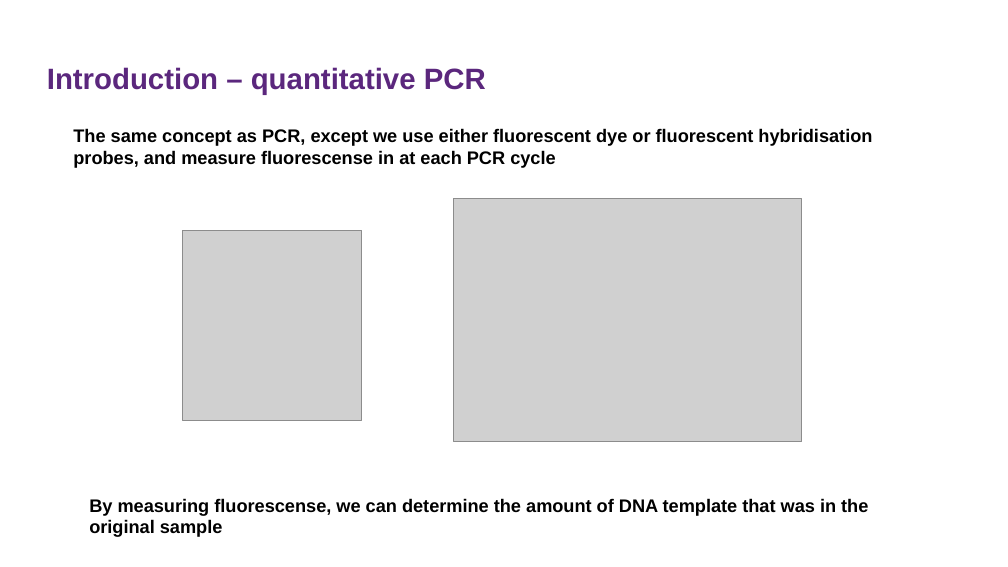
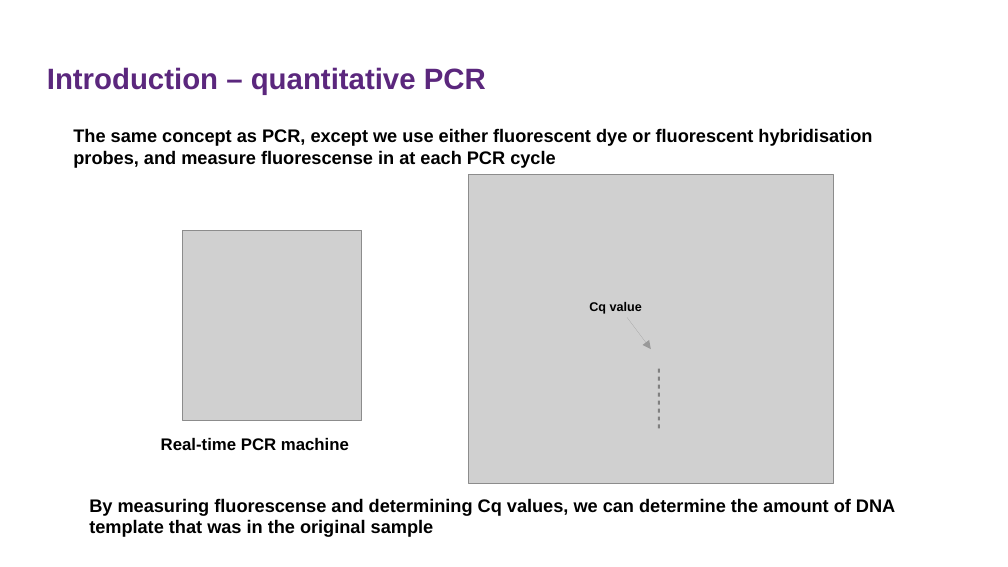
Before and after one commit to sanjaynagi/AnoPrimer, a slide deck: slide 10 of agamPrimer.odp (slide 9 before the commit). Drawn at 1008x567 pixels with LibreOffice and Linux fonts; fonts in the diff are those of the drawing; grey boxes stand for pictures; background and template pictures are left out. Boxes give left, top, right and bottom in pixels: in the first picture for what was removed or moved away, otherwise in the second. Text is boxed around its words. In the diff, an @@ line names an element or a change of style, - is before the commit and + after.

```diff
--- a/agamPrimer.odp
+++ b/agamPrimer.odp
@@ picture: place and size @@
-picture at (454, 199, 801, 443)
+picture at (469, 174, 834, 483)
@@ text added at (589, 302, 642, 314), 9 pt, text #000000, bold @@
+Cq value
@@ arrow added from (627, 318) to (651, 349), #999999 0 pt @@
@@ line added from (659, 428) to (659, 365), #808080 1.45 pt @@
@@ text added at (161, 438, 349, 450), 12 pt, text #000000, bold @@
+Real-time PCR machine
@@ text at (89, 498, 895, 537): text changed @@
-By measuring fluorescense, we can determine the amount of DNA template that was in the original sample
+By measuring fluorescense and determining Cq values, we can determine the amount of DNA template that was in the original sample
```
Also in this commit, not shown: 4 other slides changed, 1 other file.
